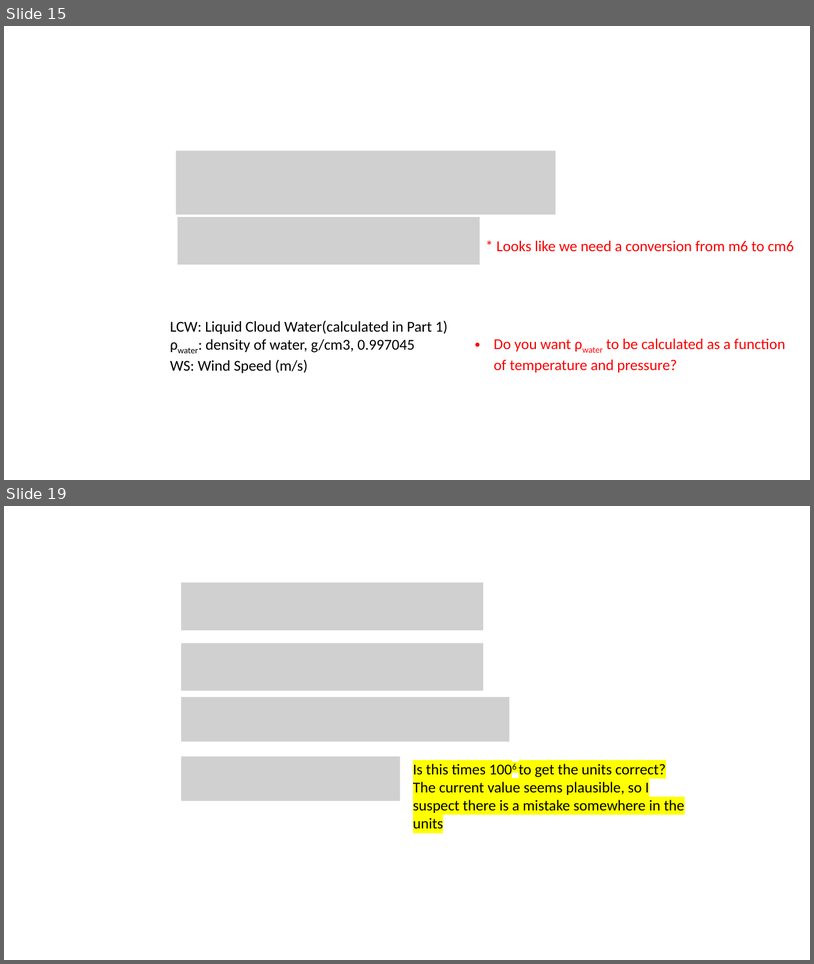
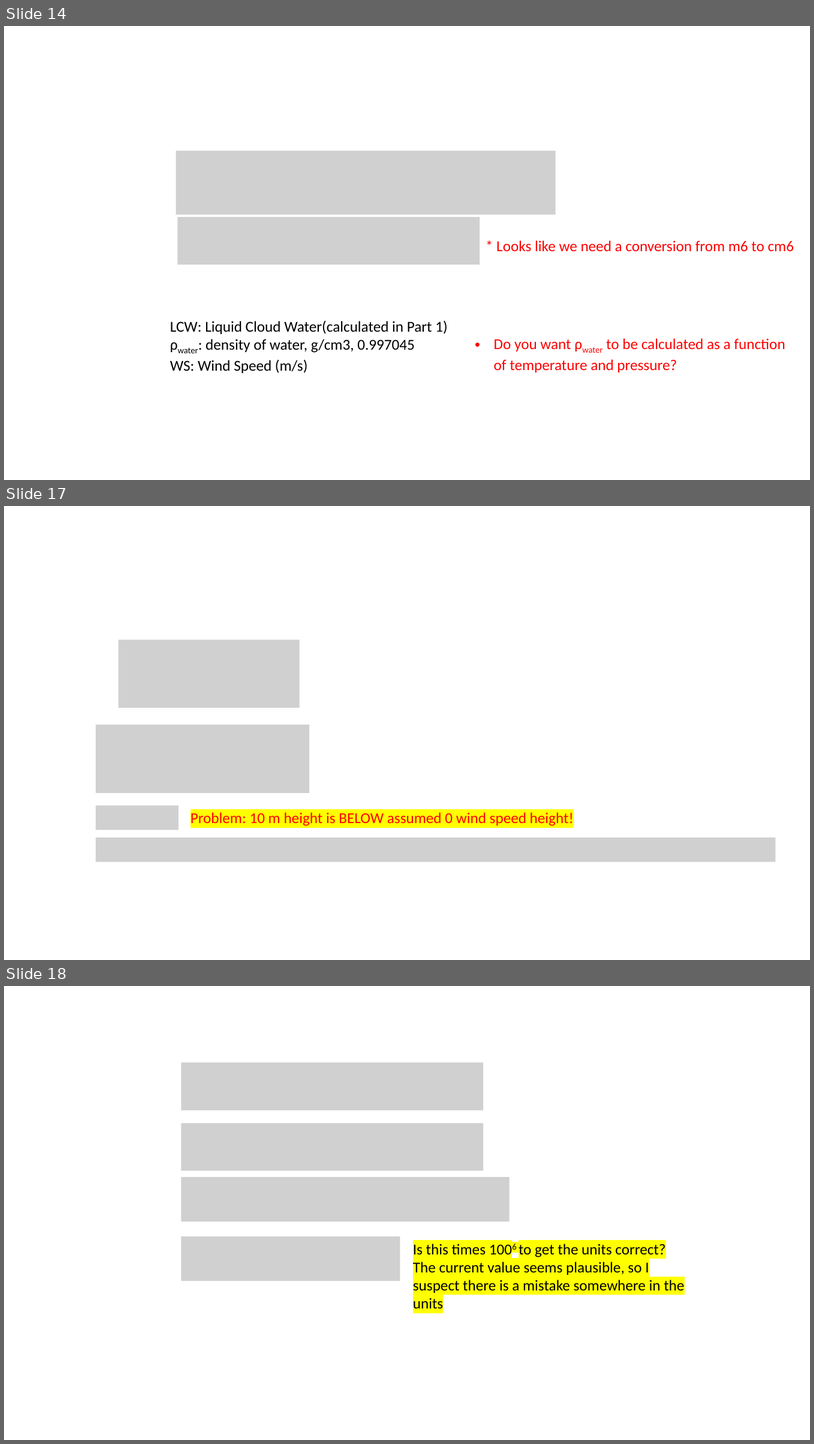
Before and after one commit to akeyel/HI_WRF, a slide deck: Progress/3D_Calcs.pptx. Shown one above the other, each under a label of ours: slides 15 and 19 before the commit, slides 14, 17 and 18 after it; the slides between them are not shown. The pictures are 814x964 and 814x1444 pixels, drawn with LibreOffice and Linux fonts; fonts in the diff are those of the drawing; grey boxes stand for pictures. Boxes give left, top, right and bottom in pixels: in the first picture for what was removed or moved away, otherwise in the second. Text is boxed around its words. In the diff, an @@ line names an element or a change of style, - is before the commit and + after.

```diff
--- a/Progress/3D_Calcs.pptx
+++ b/Progress/3D_Calcs.pptx
@@ slide 17 added at bbox=[4, 506, 810, 960], background #FFFFFF @@
@@ picture added at bbox=[119, 640, 300, 708] @@
@@ picture added at bbox=[96, 724, 310, 793] @@
@@ picture added at bbox=[96, 805, 179, 829] @@
@@ text added at bbox=[191, 812, 574, 826], 18 pt, text #FF0000 @@
+Problem: 10 m height is BELOW assumed 0 wind speed height!
@@ picture added at bbox=[96, 838, 777, 862] @@
@@ what was slide 15 is now slide 14 @@
@@ what was slide 19 is now slide 18 @@
```
Also in this commit, not shown: 4 slides changed, 1 other slide added, 3 slides removed, 6 other files.
